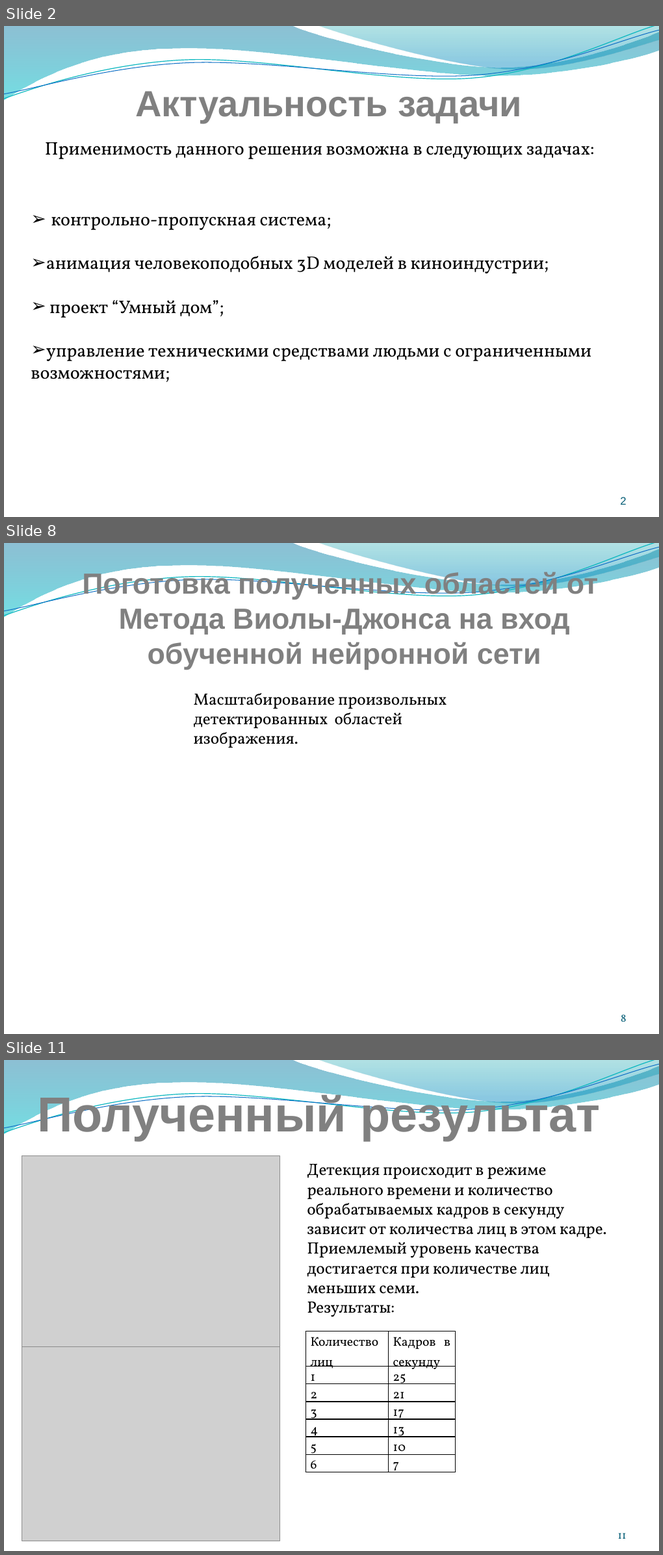
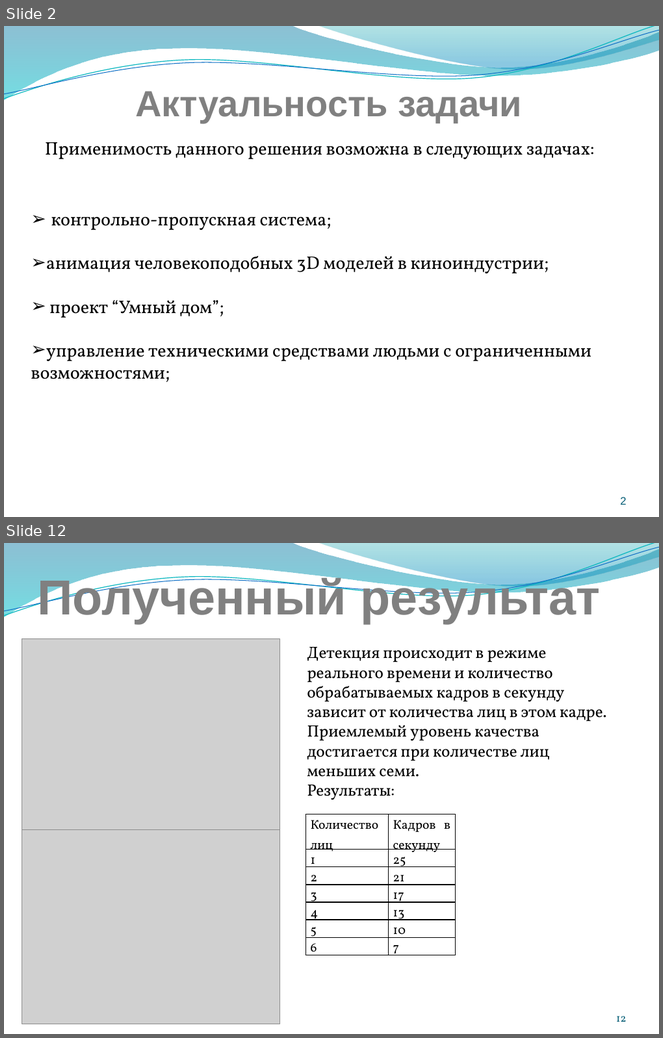
Before and after one commit to lao777/detectKeypointFace, a slide deck: text/Doklad.pptx. Shown one above the other, each under a label of ours: slides 2, 8 and 11 before the commit, slides 2 and 12 after it; the slides between them are not shown. The pictures are 663x1555 and 663x1038 pixels, drawn with LibreOffice and Linux fonts; fonts in the diff are those of the drawing; grey boxes stand for pictures. Boxes give left, top, right and bottom in pixels: in the first picture for what was removed or moved away, otherwise in the second. Text is boxed around its words. In the diff, an @@ line names an element or a change of style, - is before the commit and + after.

```diff
--- a/text/Doklad.pptx
+++ b/text/Doklad.pptx
@@ slide 8 removed at [4,543,659,1034], background #FFFFFF; not listed: 4 template elements that a slide beside it also shows @@
@@ text removed at [82,571,598,669] @@
-Поготовка полученных областей от
-Метода Виолы-Джонса на вход
-обученной нейронной сети
@@ text removed at [194,693,447,748] @@
-Масштабирование произвольных детектированных областей изображения.
@@ page number removed at [621,1015,627,1022] @@
-8
@@ what was slide 11 is now slide 12 @@
@@ page number at [616,1016,627,1022]: text changed @@
-11
+12
```
Also in this commit, not shown: 6 slides changed, 4 slides added, 2 other slides removed.
